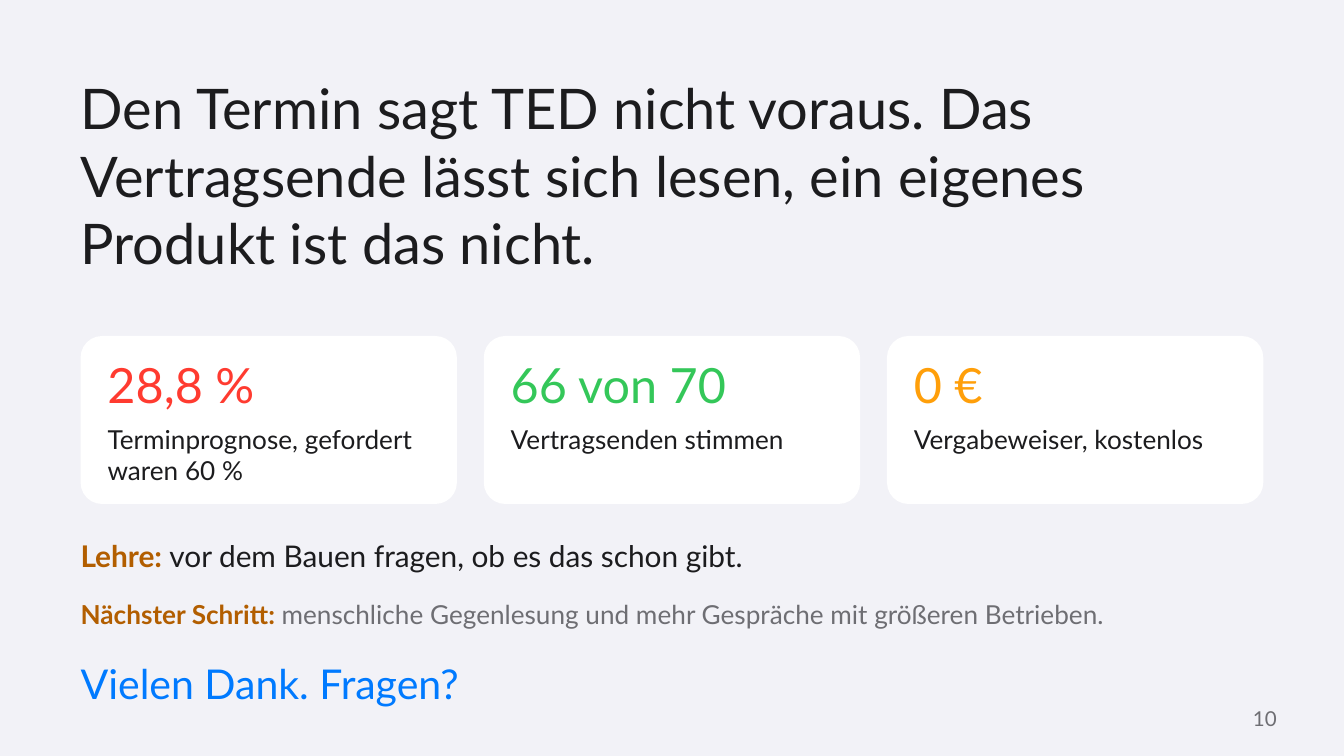
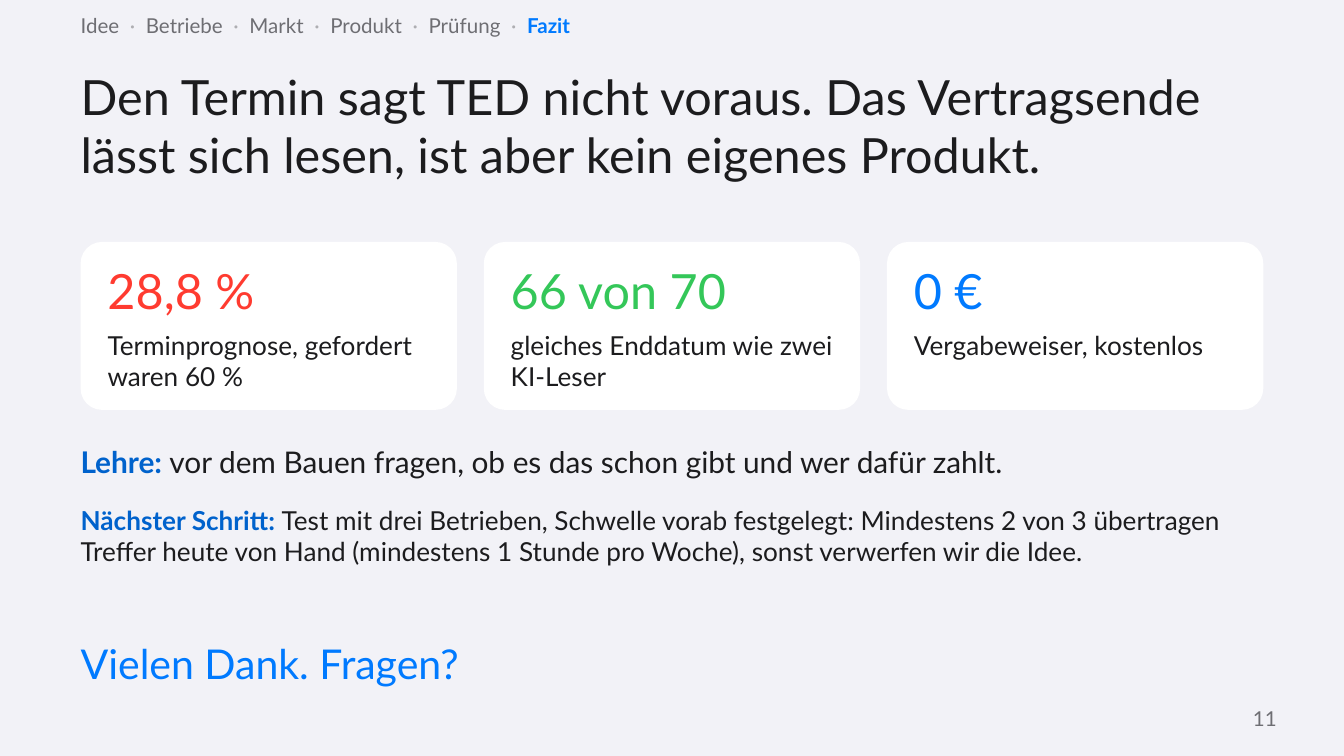
Before and after one commit to ludwigrichthammer9-web/vergabe_radar, a slide deck: slide 11 of docs/vortrag/vortrag_vergabe_radar.pptx (slide 10 before the commit). Drawn at 1344x756 pixels with LibreOffice and Linux fonts; fonts in the diff are those of the drawing. Boxes give left, top, right and bottom in pixels: in the first picture for what was removed or moved away, otherwise in the second. Text is boxed around its words. In the diff, an @@ line names an element or a change of style, - is before the commit and + after.

```diff
--- a/docs/vortrag/vortrag_vergabe_radar.pptx
+++ b/docs/vortrag/vortrag_vergabe_radar.pptx
@@ text added at bbox=[81, 17, 570, 37], 11 pt, text #6E6E73 @@
+Idee · Betriebe · Markt · Produkt · Prüfung · Fazit
@@ text at bbox=[81, 79, 1200, 182]: text changed; size 30 to 26 pt @@
-Den Termin sagt TED nicht voraus. Das Vertragsende lässt sich lesen, ein eigenes Produkt ist das nicht.
+Den Termin sagt TED nicht voraus. Das Vertragsende lässt sich lesen, ist aber kein eigenes Produkt.
@@ 5 texts, 3 rounded rectangles: place and size @@
-5 texts, 3 rounded rectangles at bbox=[81, 336, 1263, 504]
+5 texts, 3 rounded rectangles at bbox=[81, 242, 1263, 410]
@@ text "0 €" at bbox=[914, 274, 942, 310]: text colour #FF9F0A to #007AFF @@
@@ text added at bbox=[511, 335, 832, 387], 14 pt, text #1C1C1E @@
+gleiches Enddatum wie zwei KI-Leser
@@ text removed at bbox=[511, 429, 784, 454] @@
-Vertragsenden stimmen
@@ text at bbox=[81, 450, 1003, 479]: text changed @@
-Lehre: vor dem Bauen fragen, ob es das schon gibt.
+Lehre: vor dem Bauen fragen, ob es das schon gibt und wer dafür zahlt.
@@ text added at bbox=[81, 510, 1220, 566], 14 pt, text #1C1C1E @@
+Nächster Schritt: Test mit drei Betrieben, Schwelle vorab festgelegt: Mindestens 2 von 3 übertragen Treffer heute von Hand (mindestens 1 Stunde pro Woche), sonst verwerfen wir die Idee.
@@ text removed at bbox=[81, 604, 1104, 628] @@
-Nächster Schritt: menschliche Gegenlesung und mehr Gespräche mit größeren Betrieben.
@@ text "Vielen Dank. Fragen?": place and size @@
-text "Vielen Dank. Fragen?" at bbox=[81, 668, 458, 707]
+text "Vielen Dank. Fragen?" at bbox=[81, 648, 458, 687]
@@ text at bbox=[1253, 711, 1277, 726]: text changed @@
-10
+11
```
Also in this commit, not shown: 8 other slides changed, 4 slides added, 3 slides removed, 2 other files.
